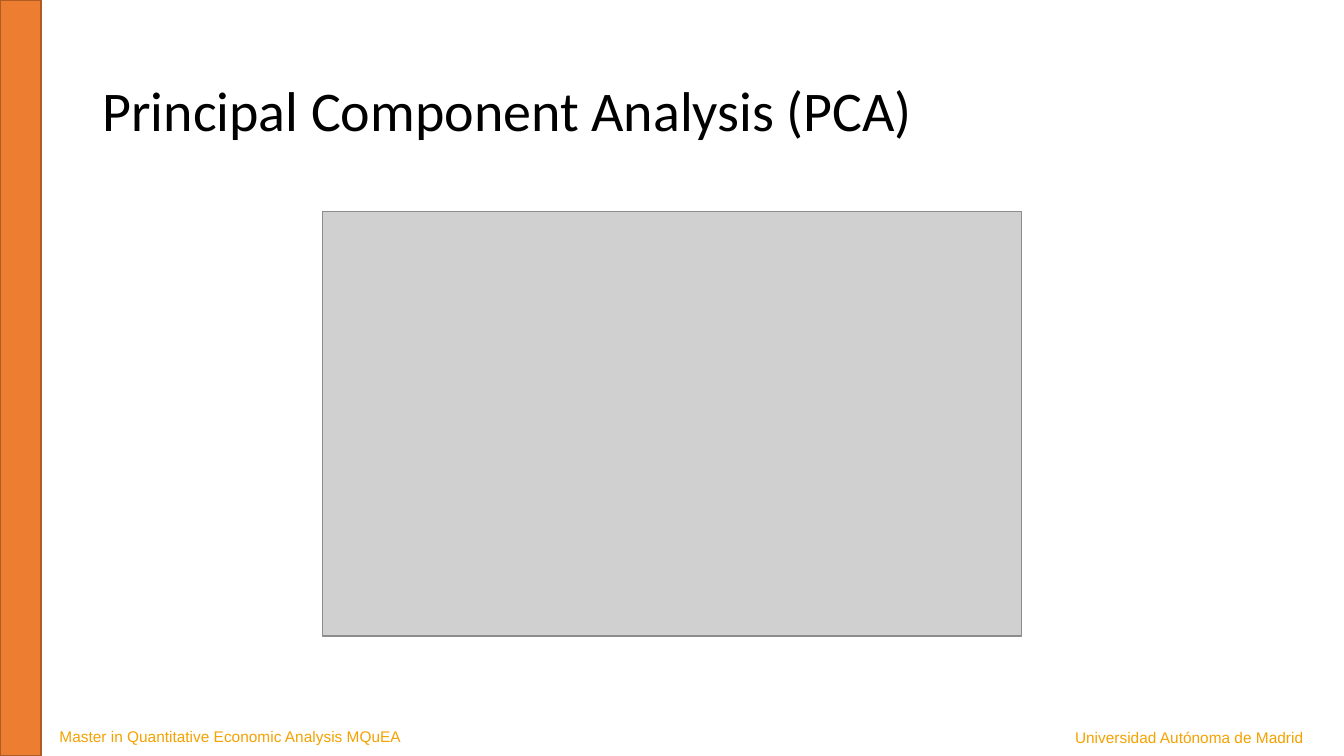
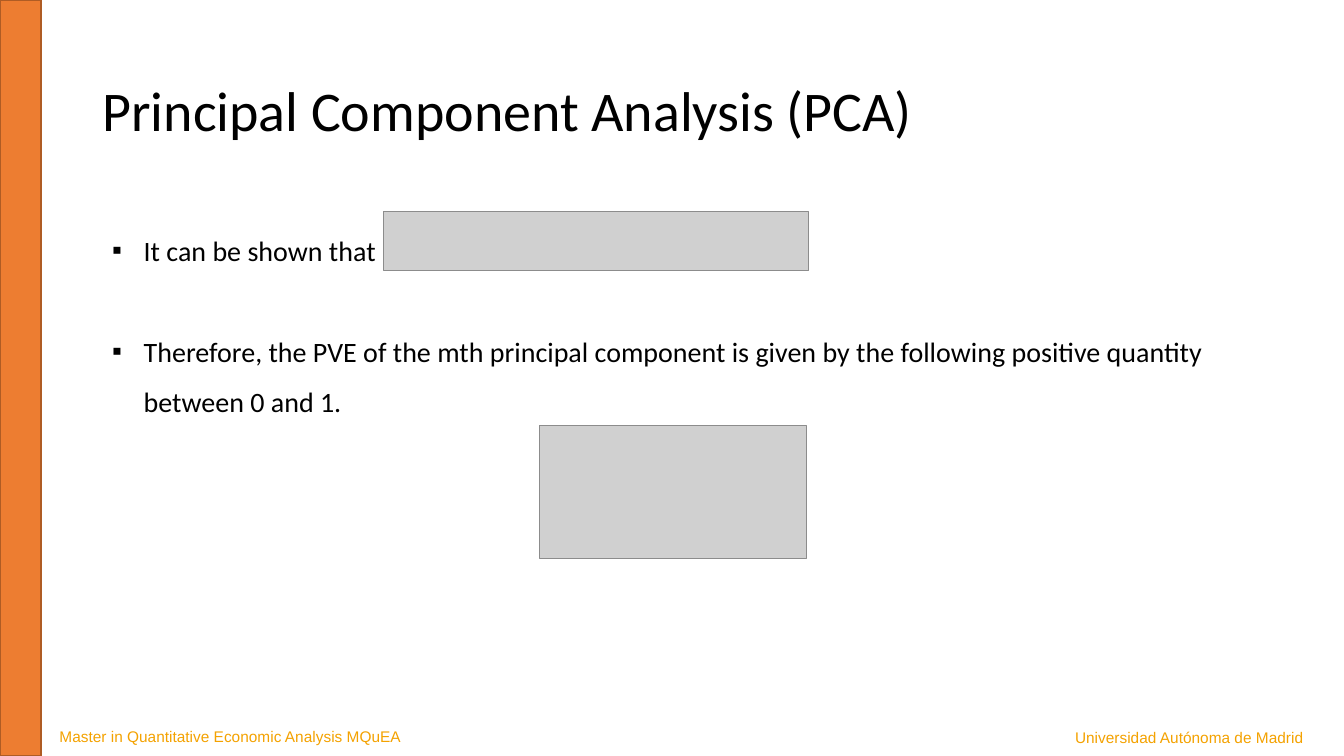
Before and after one commit to JavierBas/IMLEF-MQuEA, a slide deck: slide 13 of Course content/Slides/Topic 7 - Dimensionality reduction.pptx. Drawn at 1344x756 pixels with LibreOffice and Linux fonts; fonts in the diff are those of the drawing; grey boxes stand for pictures. Boxes give left, top, right and bottom in pixels: in the first picture for what was removed or moved away, otherwise in the second. Text is boxed around its words. In the diff, an @@ line names an element or a change of style, - is before the commit and + after.

```diff
--- a/Course content/Slides/Topic 7 - Dimensionality reduction.pptx
+++ b/Course content/Slides/Topic 7 - Dimensionality reduction.pptx
@@ picture removed at bbox=[323, 212, 1021, 636] @@
@@ picture added at bbox=[384, 212, 810, 270] @@
@@ text added at bbox=[144, 241, 1202, 413], 20 pt, text #000000 @@
+▪ It can be shown that
+▪ Therefore, the PVE of the mth principal component is given by the following positive quantity between 0 and 1.
@@ picture added at bbox=[540, 425, 807, 560] @@
```
Also in this commit, not shown: 5 other slides changed, 1 slide added, 2 slides removed, 6 other files.
